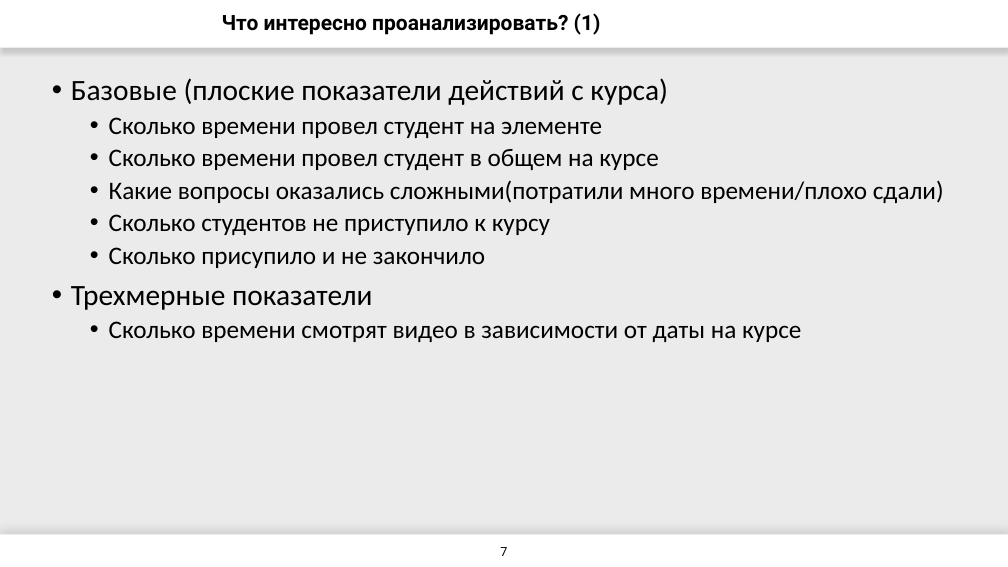
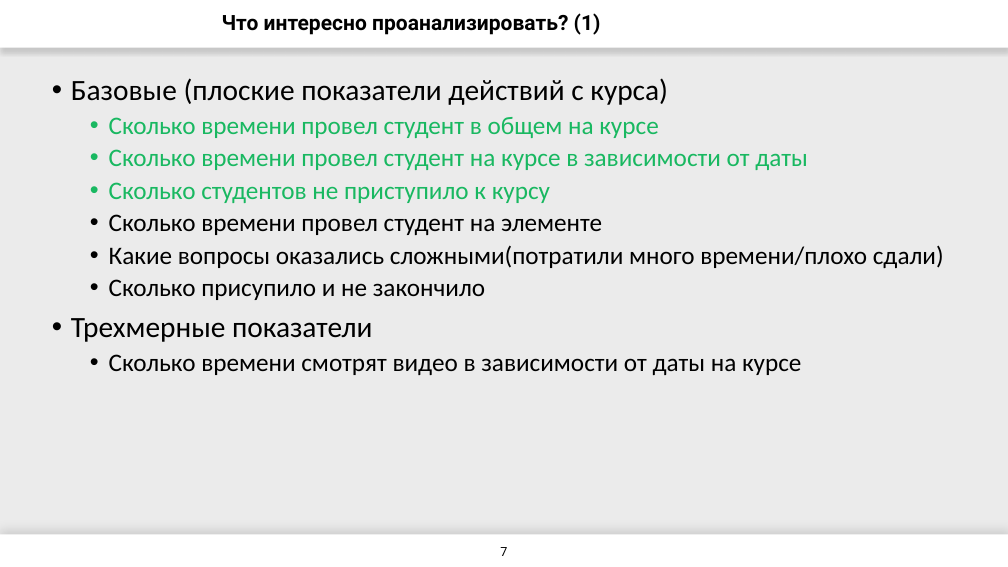
Before and after one commit to mandarinSh/OpenPolyEdu, a slide deck: slide 7 of docs/2019_OpenEdu_Logs_Analytics_v1.pptx. Drawn at 1008x567 pixels with LibreOffice and Linux fonts; fonts in the diff are those of the drawing; background and template pictures are left out. Boxes give left, top, right and bottom in pixels: in the first picture for what was removed or moved away, otherwise in the second. Text is boxed around its words. In the diff, an @@ line names an element or a change of style, - is before the commit and + after.

```diff
--- a/docs/2019_OpenEdu_Logs_Analytics_v1.pptx
+++ b/docs/2019_OpenEdu_Logs_Analytics_v1.pptx
@@ text at <box>109,117,808,203</box>: paragraphs added @@
+  • Сколько времени провел студент в общем на курсе
+  • Сколько времени провел студент на курсе в зависимости от даты
+  • Сколько студентов не приступило к курсу
@@ text at <box>109,149,658,170</box>: paragraph removed @@
-  • Сколько времени провел студент в общем на курсе
@@ text at <box>109,214,550,235</box>: paragraph removed @@
-  • Сколько студентов не приступило к курсу
```
Also in this commit, not shown: 3 other files.
